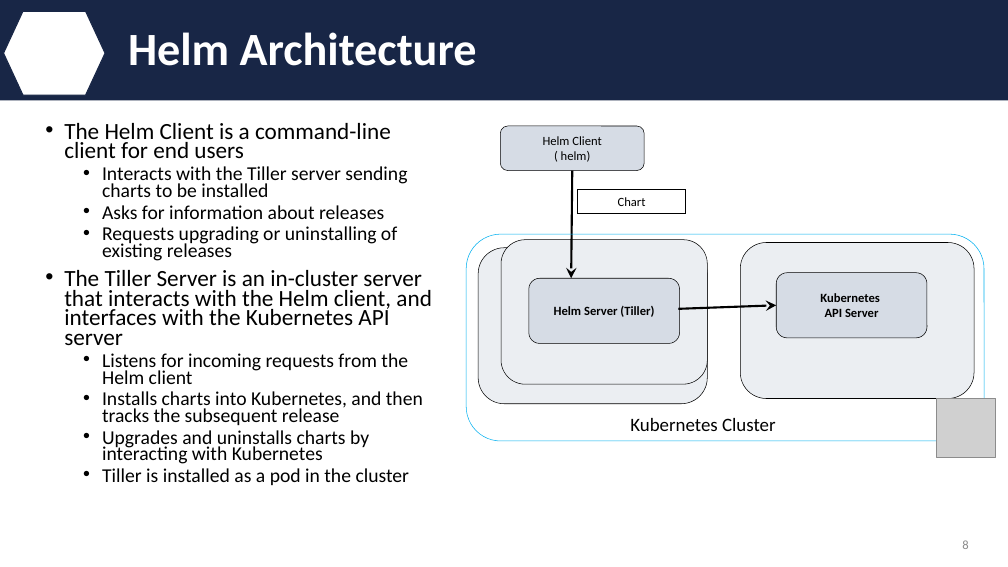
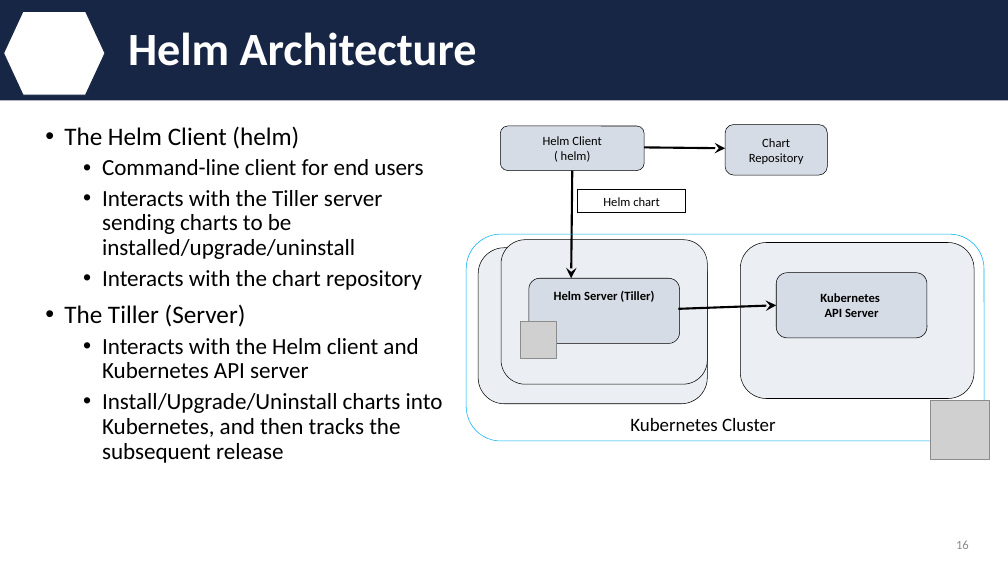
Before and after one commit to IBM/helm101, a slide deck: slide 16 of presentation/Helm.pptx (slide 8 before the commit). Drawn at 1008x567 pixels with LibreOffice and Linux fonts; fonts in the diff are those of the drawing; grey boxes stand for pictures; background and template pictures are left out. Boxes give left, top, right and bottom in pixels: in the first picture for what was removed or moved away, otherwise in the second. Text is boxed around its words. In the diff, an @@ line names an element or a change of style, - is before the commit and + after.

Commit message:
Updated presentation deck
Deck with a different flow and added content for Helm V3 changes.

```diff
--- a/presentation/Helm.pptx
+++ b/presentation/Helm.pptx
@@ text at <box>64,126,443,463</box>: text changed; size 18.7 to 22 pt @@
-• The Helm Client is a command-line client for end users
-  • Interacts with the Tiller server sending charts to be installed
-  • Asks for information about releases
-  • Requests upgrading or uninstalling of existing releases
-• The Tiller Server is an in-cluster server that interacts with the Helm client, and interfaces with the Kubernetes API server
-  • Listens for incoming requests from the Helm client
-  • Installs charts into Kubernetes, and then tracks the subsequent release
-  • Upgrades and uninstalls charts by interacting with Kubernetes
-  • Tiller is installed as a pod in the cluster
+• The Helm Client (helm)
+  • Command-line client for end users
+  • Interacts with the Tiller server sending charts to be installed/upgrade/uninstall
+  • Interacts with the chart repository
+• The Tiller (Server)
+  • Interacts with the Helm client and Kubernetes API server
+  • Install/Upgrade/Uninstall charts into Kubernetes, and then tracks the subsequent release
@@ arrow added from (644, 147) to (725, 148), #000000 2 pt @@
@@ rounded rectangle added at <box>725,125,827,175</box>, fill #D6DCE5, outline #000000 0.5 pt, 12 pt, text #000000 @@
+Chart
+Repository
@@ text in rectangle at <box>603,197,660,206</box>: text changed @@
-Chart
+Helm chart
@@ picture added at <box>521,322,557,358</box> @@
@@ picture: place and size @@
-picture at <box>937,399,996,457</box>
+picture at <box>931,401,990,460</box>
@@ page number at <box>956,540,969,549</box>: text changed @@
-8
+16
```
Also in this commit, not shown: 15 other slides changed, 28 slides added, 2 slides removed.
